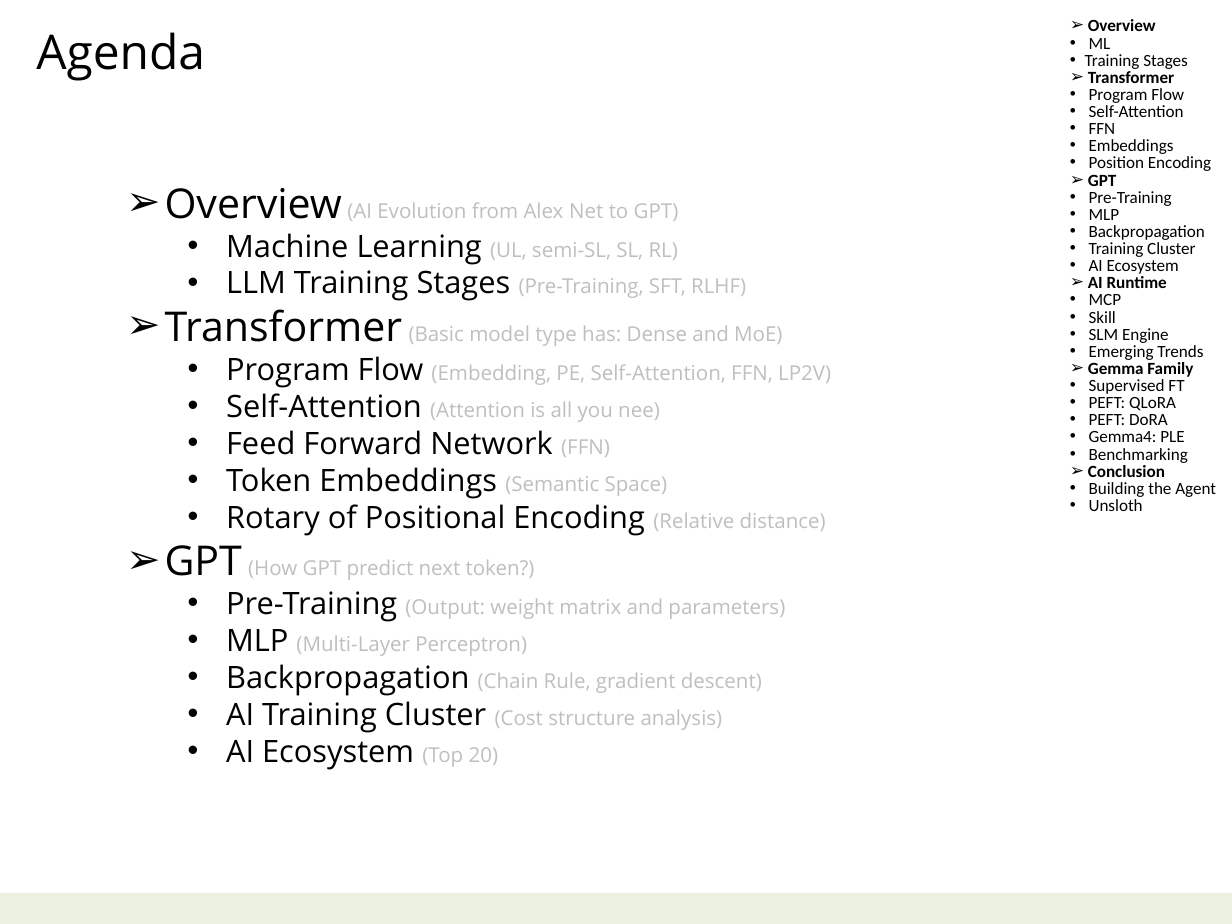
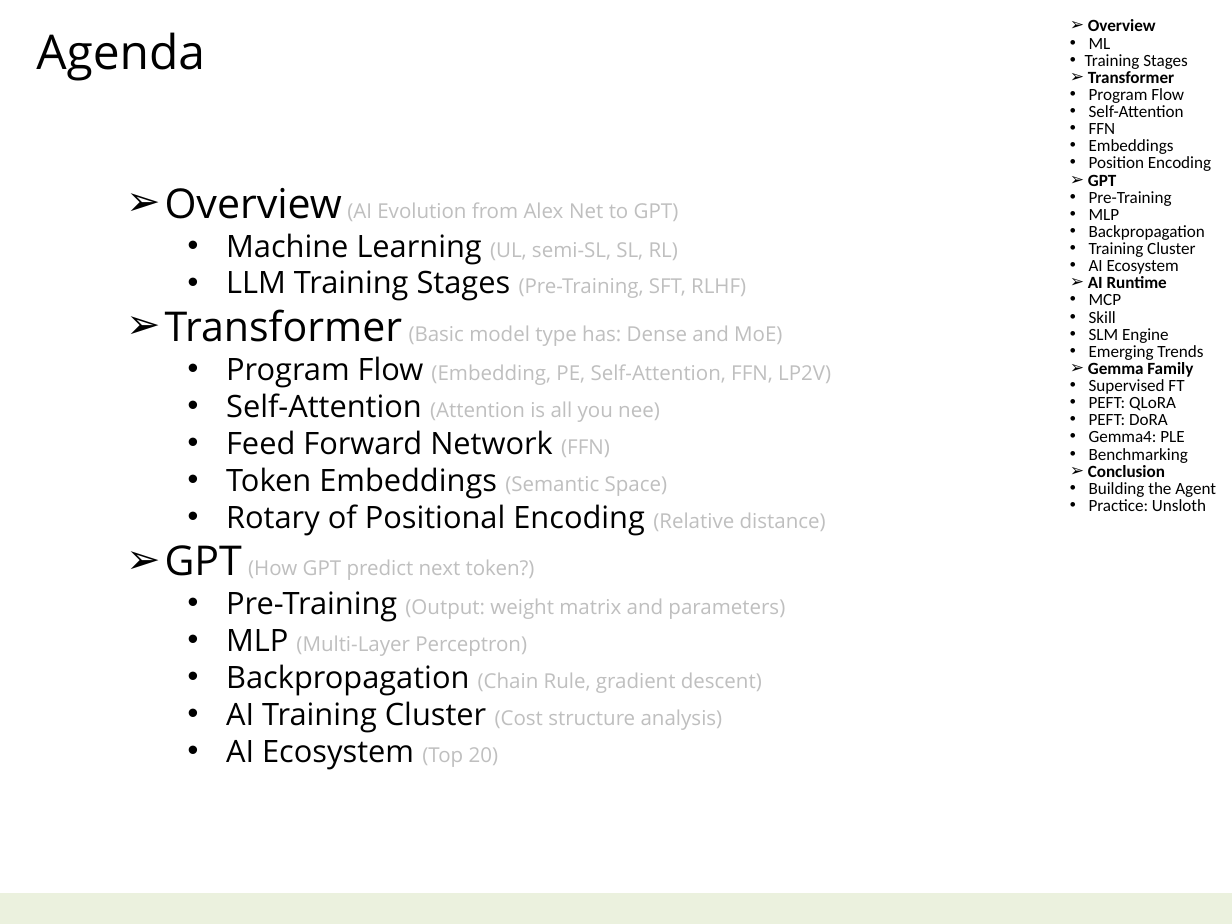
Before and after one commit to navibator/crazy-ai, a slide deck: slide 2 of ai.pptx. Drawn at 1232x924 pixels with LibreOffice and Linux fonts; fonts in the diff are those of the drawing. Boxes give left, top, right and bottom in pixels: in the first picture for what was removed or moved away, otherwise in the second. Text is boxed around its words. In the diff, an @@ line names an element or a change of style, - is before the commit and + after.

```diff
--- a/ai.pptx
+++ b/ai.pptx
@@ text at <box>1089,499,1206,511</box>: text changed @@
-    • Unsloth
+    • Practice: Unsloth
```
Also in this commit, not shown: 3 other slides changed, 2 slides added, 3 other files.
